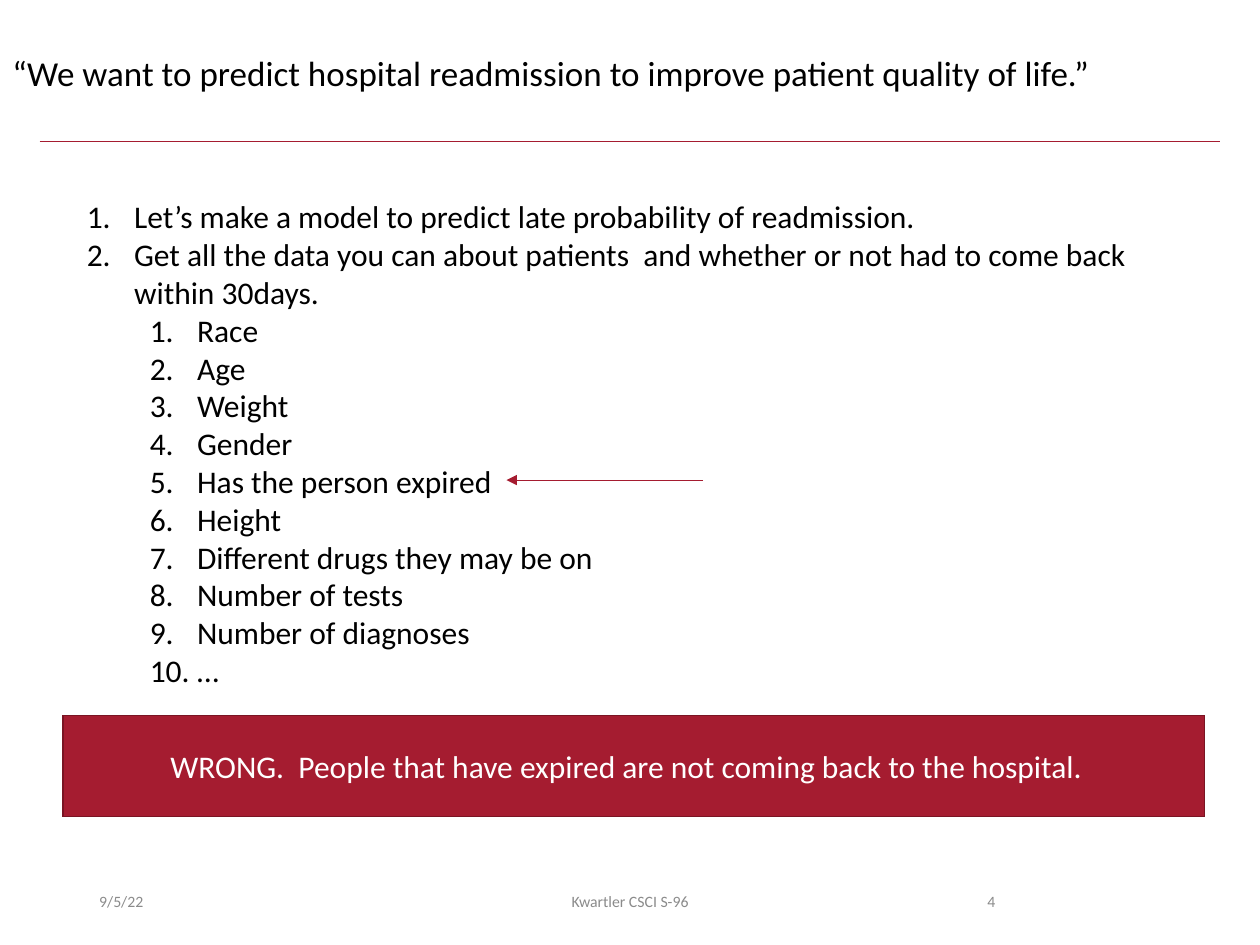
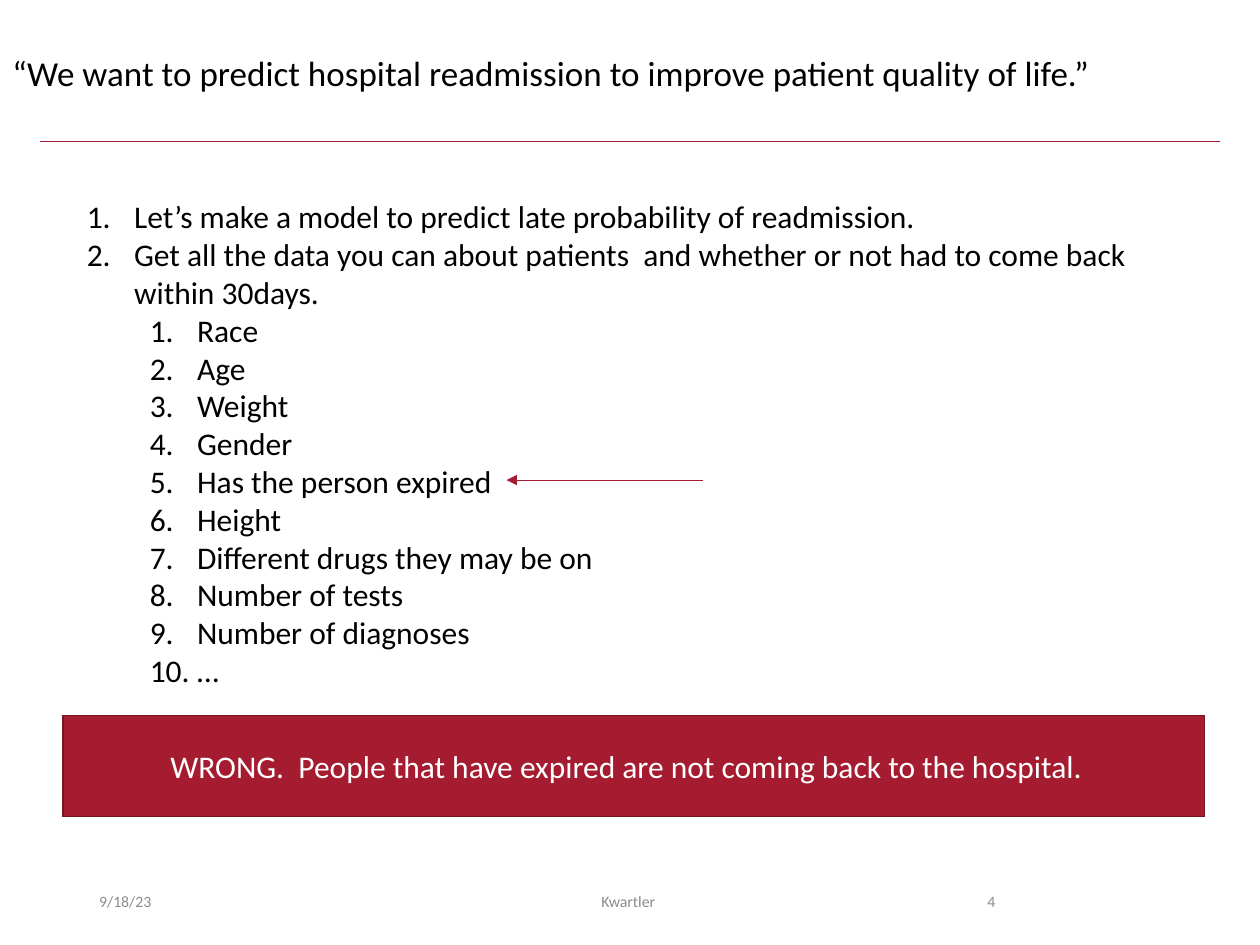
Before and after one commit to kwartler/Harvard_DataMining_Business_Student, a slide deck: slide 4 of Lessons/B_IntroToDM_BasicEDA/B_Practice.pptx. Drawn at 1260x945 pixels with LibreOffice and Linux fonts; fonts in the diff are those of the drawing; background and template pictures are left out. Boxes give left, top, right and bottom in pixels: in the first picture for what was removed or moved away, otherwise in the second. Text is boxed around its words. In the diff, an @@ line names an element or a change of style, - is before the commit and + after.

```diff
--- a/Lessons/B_IntroToDM_BasicEDA/B_Practice.pptx
+++ b/Lessons/B_IntroToDM_BasicEDA/B_Practice.pptx
@@ text at box(99, 896, 151, 908): text changed @@
-9/5/22
+9/18/23
@@ text at box(601, 896, 655, 907): text changed @@
-Kwartler CSCI S-96
+Kwartler
```
Also in this commit, not shown: 12 other slides changed, 3 other files.
